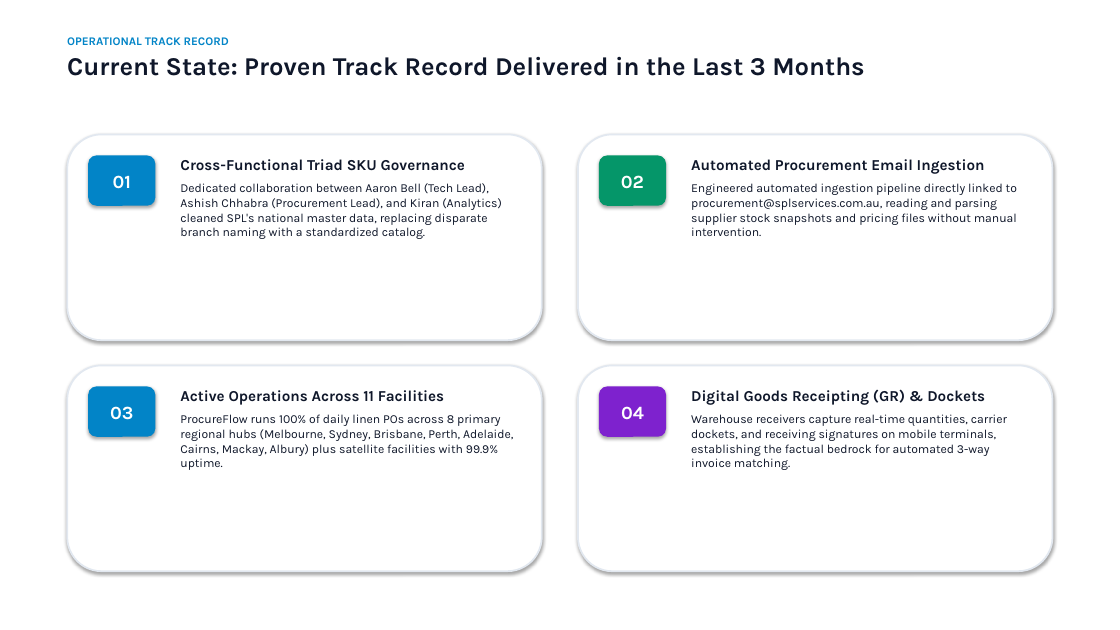
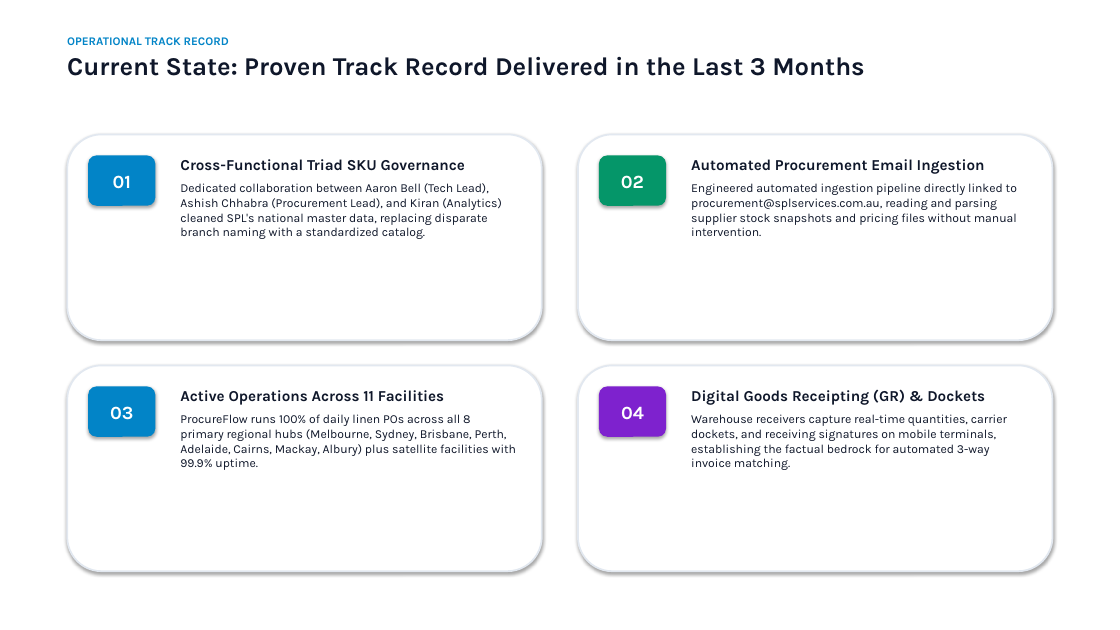
Before and after one commit to SPLGit-Project/ProcureFlow-App, a slide deck: slide 5 of docs/ProcureFlow_Executive_Roadmap.pptx. Drawn at 1120x630 pixels with LibreOffice and Linux fonts; fonts in the diff are those of the drawing. Boxes give left, top, right and bottom in pixels: in the first picture for what was removed or moved away, otherwise in the second. Text is boxed around its words. In the diff, an @@ line names an element or a change of style, - is before the commit and + after.

Commit message:
docs: remove workshop schedule and Adelaide rollout references, confirming all 11 facilities operating live under uniform governance

```diff
--- a/docs/ProcureFlow_Executive_Roadmap.pptx
+++ b/docs/ProcureFlow_Executive_Roadmap.pptx
@@ text at [180, 414, 516, 470]: text changed @@
-ProcureFlow runs 100% of daily linen POs across 8 primary regional hubs (Melbourne, Sydney, Brisbane, Perth, Adelaide, Cairns, Mackay, Albury) plus satellite facilities with 99.9% uptime.
+ProcureFlow runs 100% of daily linen POs across all 8 primary regional hubs (Melbourne, Sydney, Brisbane, Perth, Adelaide, Cairns, Mackay, Albury) plus satellite facilities with 99.9% uptime.
```
Also in this commit, not shown: 4 other slides changed, 1 slide added, 1 slide removed, 2 other files.
